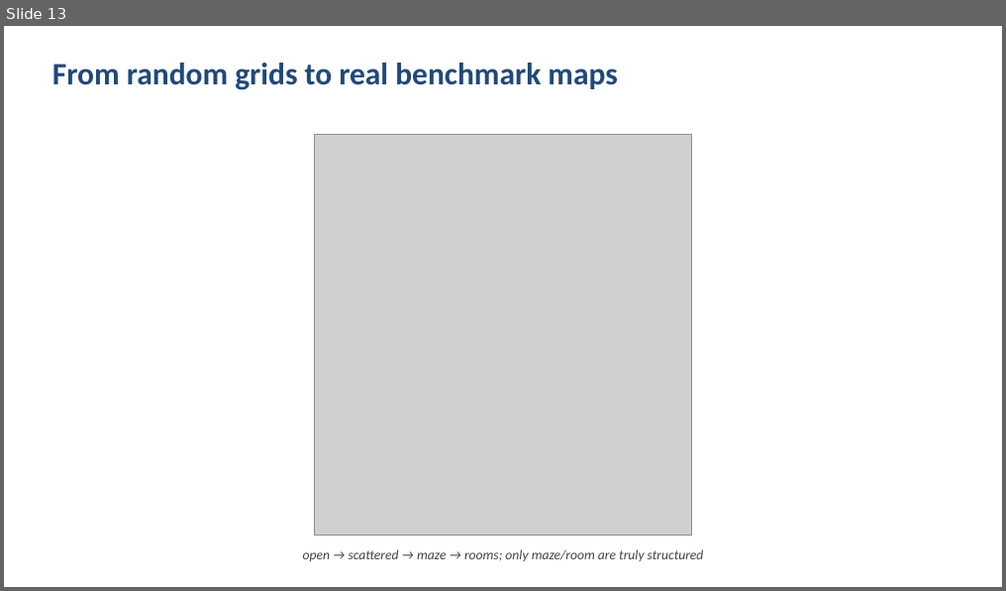
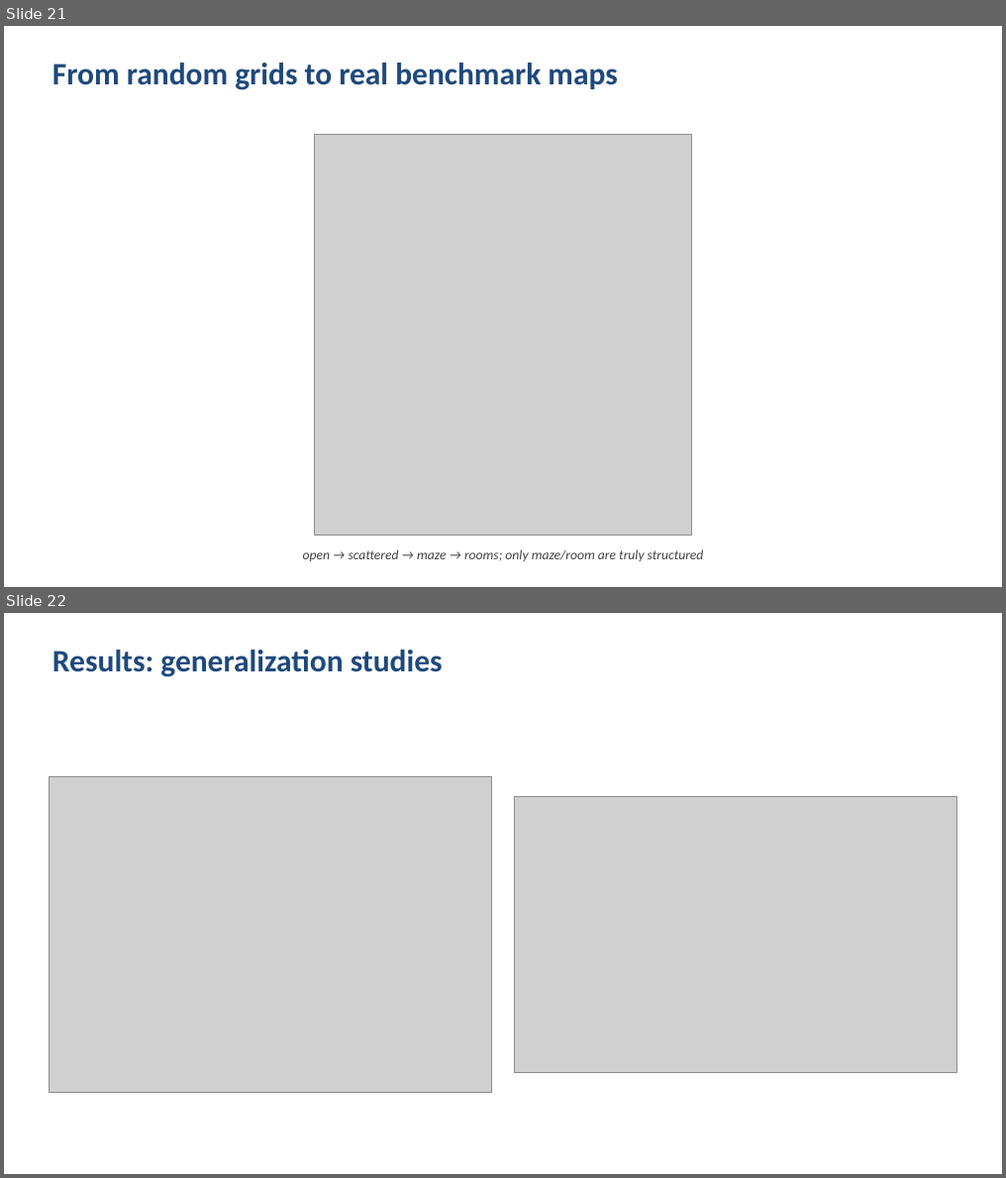
Before and after one commit to Dayan135/Neural_MCPF_Allocation, a slide deck: presentation/slides_claude.pptx. Shown one above the other, each under a label of ours: slide 13 before the commit, slides 21 and 22 after it. The pictures are 1006x591 and 1006x1178 pixels, drawn with LibreOffice and Linux fonts; fonts in the diff are those of the drawing; grey boxes stand for pictures. Boxes give left, top, right and bottom in pixels: in the first picture for what was removed or moved away, otherwise in the second. Text is boxed around its words. In the diff, an @@ line names an element or a change of style, - is before the commit and + after.

```diff
--- a/presentation/slides_claude.pptx
+++ b/presentation/slides_claude.pptx
@@ slide 22 added at [4,613,1002,1174], background #FFFFFF @@
@@ text added at [53,650,443,677], 30 pt, text #1F497D, bold @@
+Results: generalization studies
@@ picture added at [49,777,492,1093] @@
@@ picture added at [515,796,957,1073] @@
@@ what was slide 13 is now slide 21 @@
```
Also in this commit, not shown: 7 slides changed, 10 other slides added, 5 slides removed, 20 other files.
